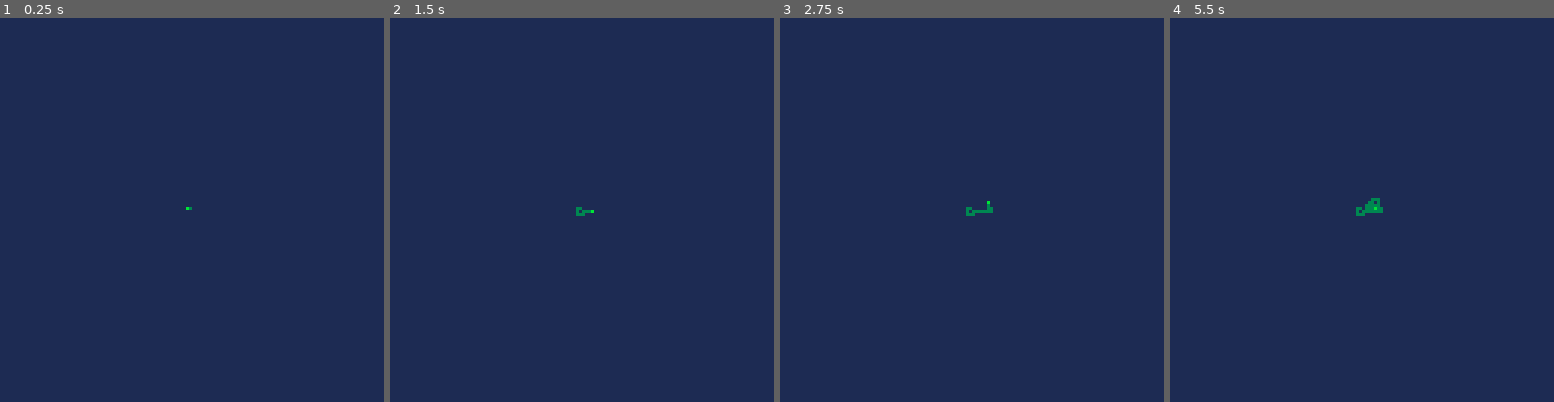
Above: before the commit, frames 1-4 (left to right).
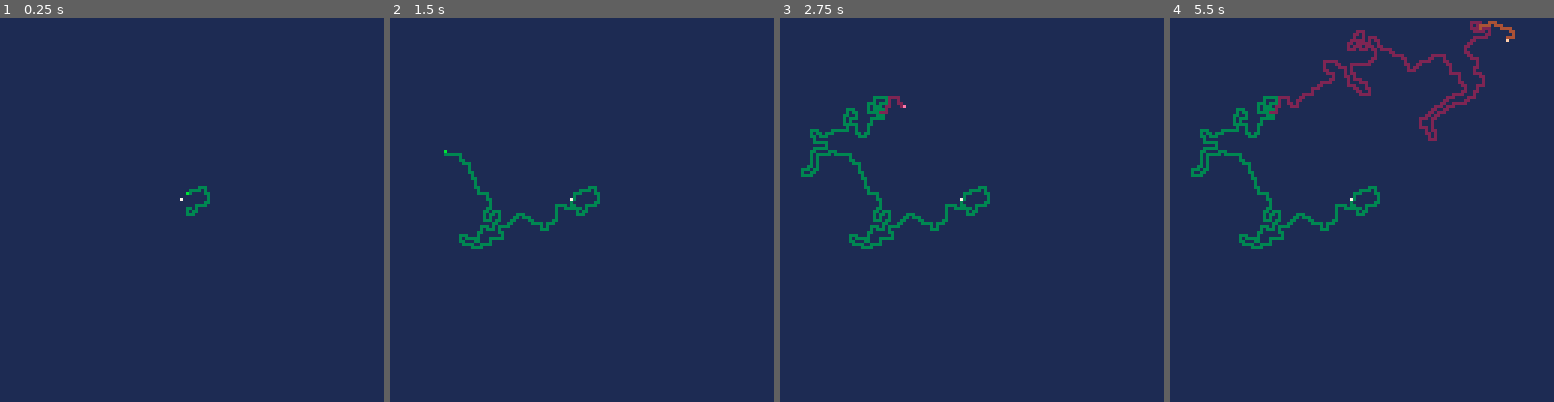
Above: after the commit, the same moments.

Repository: mbaltman/games
Game: PICO-8 cartridge linemapper.p8
Same seed, same stepped clock (60 frames per second), same inputs: the game is played once before the commit and once after it.
Inputs:
- Up to frame 1 (0.25 s): no input
- Up to frame 2 (1.5 s): no input
- Up to frame 3 (2.75 s): no input
- Up to frame 4 (5.5 s): no input

The runs differ from the first frame. In frame 1, 0.2% of the frame differs, in the area x 46-55%, y 43-52%; in frame 2, 1.1%; in frame 3, 2.0%; in frame 4, 4.0%, in the area x 5-90%, y 0-61%.

Commit message:
basic line drawer, cursor doesnt really work

Diff:
--- a/linemapper.p8
+++ b/linemapper.p8
@@ -2,6 +2,8 @@
 version 42
 __lua__
 --liftime functions
+
+speed_multiplier = 20
 
 function _init()
  --rectfill(0,0,124,124,0)
@@ -9,22 +11,38 @@
 end
 
 function _update()
-	update_line()
+ for i=1,speed_multiplier do
+ 	update_line()
+ end
+
 end
 
 function _draw()
 	draw_line()
+	draw_cursor()
 end
 
 
 
 -->8
 --ai line manager
+color_options = {
+{c=4,h=15},
+{c=3,h=11},
+{c=2,h=14},
+}
+
+color_index = 1
+
 grid = {}
 length = 1
 ci = {x = 64, y=64}
-delay = 5
+delay = 1
+delay_constant = 5
 background = 1
+
+line_color = 3
+line_highlight = 11
 
 function init_line()
 	for x=1, 128 do
@@ -40,25 +58,35 @@
 
 	if delay == 0 then
 
-	 options_possible = {}
-	 add(options_possible, {x=ci.x+1, y=ci.y})
-		add(options_possible, {x=ci.x-1, y=ci.y})
-		add(options_possible, {x=ci.x,   y=ci.y+1})
-		add(options_possible, {x=ci.x,   y=ci.y-1})
+	 options_ranked = get_options(ci.x, ci.y)
+
+ 	max_rank = 0
+
+ 	for o in all(options_ranked) do
+			o.rank  = count(get_options(o.x,o.y))
+			if grid[o.x][o.y] == 1 then
+			  o.rank += 3
+			end
+	  max_rank = max(max_rank,o.rank)
+		end
 
 	 options_final = {}
- 	for o in all(options_possible) do
-	 	if grid[o.x][o.y] == background then
-	 		add(options_final,o)
-	 	end
+
+	 for o in all(options_ranked) do
+	  if o.rank == max_rank then
+	    add(options_final,o)
+	  end
+	 end
+
+ 	if count(options_final) == 0 then
+ 		increment_index()
+ 		delay = delay_constant
+ 		return
  	end
 
- 	if count(options_final) == 0 then
- 	return
- 	end
- 	grid[ci.x][ci.y] = 3
+ 	grid[ci.x][ci.y] = line_color
  	ci = pickrnd(options_final)
- 	delay = 5
+ 	delay = delay_constant
 	end
 end
 
@@ -69,9 +97,46 @@
 			rect(x-1,y-1,x-1,y-1,grid_color)
 		end
 	end
-	rect(ci.x-1,ci.y-1,ci.x-1,ci.y-1,11)
+	rect(ci.x-1,
+						ci.y-1,
+						ci.x-1,
+						ci.y-1,
+						line_highlight)
 
 end
+
+function increment_index()
+   color_index += 1
+   if color_index > count(color_options) then
+   	color_index = 1
+   end
+ 		next_color = color_options[color_index]
+ 		line_color = next_color.c
+ 		line_highlight = next_color.h
+end
+
+function get_options(x,y)
+		options_possible = {}
+	 add(options_possible, {x=x+1, y=y})
+		add(options_possible, {x=x-1, y=y})
+		add(options_possible, {x=x,   y=y+1})
+		add(options_possible, {x=x,   y=y-1})
+	 options_final = {}
+ 	for o in all(options_possible) do
+	 	if o.x > 0 and
+	 	   o.x < 129 and
+	 				o.y > 0 and
+	 				o.y < 129 then
+		 	if grid[o.x][o.y] != line_color then
+		 		add(options_final,o)
+		 	end
+	 	end
+ 	end
+
+ 	return options_final
+end
+
+
 -->8
 --helper functions
 
@@ -91,6 +156,22 @@
  index = 1 + flr(rnd(length))
  return list[index]
 end
+-->8
+-- cursor controller
+
+cursor_position = {x=60,y=60}
+
+
+function draw_cursor()
+	rect(cursor_position.x,
+						cursor_position.y,
+						cursor_position.x,
+						cursor_position.y,
+						7)
+end
+-->8
+-- score manager
+
 __gfx__
 00000000000000000000000000000000000000000000000000000000000000000000000000000000000000000000000000000000000000000000000000000000
 00000000000000000000000000000000000000000000000000000000000000000000000000000000000000000000000000000000000000000000000000000000
